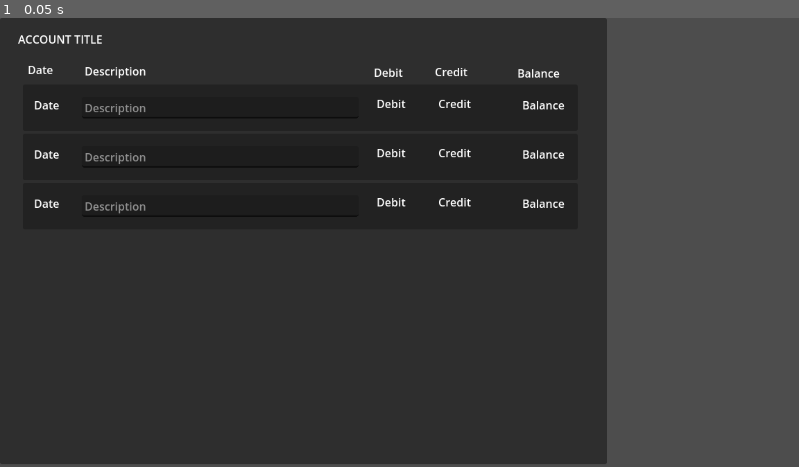
Above: before the commit, frame 1.
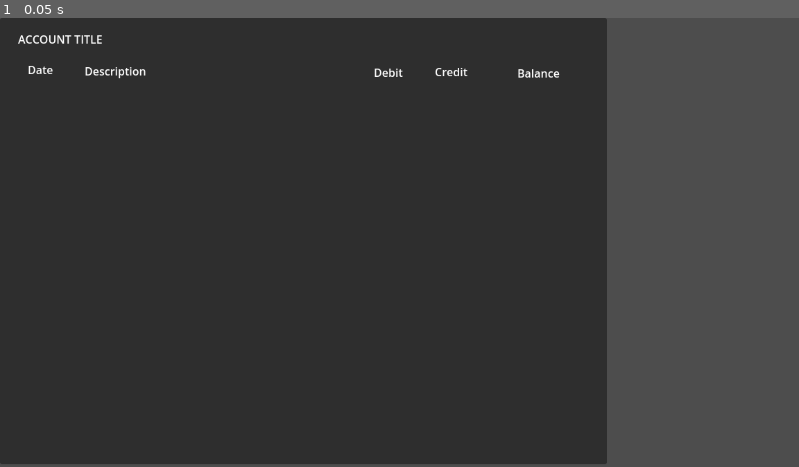
Above: after the commit, the same moment.

Repository: mttw-frd/Bookkeeping
Game: Godot game, scene res://components/ledger.tscn
Two runs of this game, one before a commit and one after it. Both use one fixed random seed, a clock stepped at 60 frames per second and the inputs below. This scene is started directly instead of the project's main scene.
Inputs:
- Up to frame 1 (0.05 s): no input

The runs differ from the first frame. In frame 1, 1.1% of the frame differs, in the area x 4-71%, y 18-45%.
Error after the commit: Compile Error: Failed to compile depended scripts. (res://components/ledger.gd:0)

Commit message:
journal -> ledger entries (still no compute)

Diff:
--- a/components/journal_entry.gd
+++ b/components/journal_entry.gd
@@ -20,8 +20,8 @@
 func request_information():
 	var info = {
 		"date" : $Date.text,
-		"credit_title" : $CreditAccTitle.text,
-		"debit_title" : $DebitAccTitle.text,
+		"credit_title" : $CreditAccTitle.text.to_upper(),
+		"debit_title" : $DebitAccTitle.text.to_upper(),
 
 		"credit_value" : $CreditValue.text,
 		"debit_value" : $DebitValue.text
@@ -36,8 +36,7 @@
 	print("VAT TEST")
 	print(int($DebitValue.text) / 1.12)
 	var vat_exclusive = int($DebitValue.text) / 1.12
-	var vat_value = int($DebitValue.text) - vat_exclusive
+	var vat_value = int($DebitValue.text) - snapped(vat_exclusive, 0.01)
 
-	$DebitValue.text = str(vat_exclusive)
-	print(vat_value)
+	$DebitValue.text = str(snapped(vat_exclusive, 0.01))
 	print(snapped(vat_value, 0.01))
--- a/components/ledger.gd
+++ b/components/ledger.gd
@@ -1,4 +1,23 @@
 extends Panel
 
+var entry = preload("res://components/ledger_entry.tscn")
+@export var Ledger_Title = ""
+
 func change_title(title):
+	Ledger_Title = title
 	$AccTitle.text = title
+
+func _enter_tree() -> void:
+	for entries in GLOBAL.journal_entries:
+		print(entries)
+		if Ledger_Title == entries.debit_title:
+			#print("TEST ENTRY:")
+			#print(entries)
+			var new_entry = entry.instantiate()
+			new_entry.apply_debit(entries)
+			$Scroll/VBox.add_child(new_entry)
+
+		if $AccTitle.text == entries.credit_title:
+			var new_entry = entry.instantiate()
+			new_entry.apply_credit(entries)
+			$Scroll/VBox.add_child(new_entry)
--- a/components/ledger.tscn
+++ b/components/ledger.tscn
@@ -1,6 +1,5 @@
-[gd_scene load_steps=3 format=3 uid="uid://cythmxql425um"]
+[gd_scene load_steps=2 format=3 uid="uid://cythmxql425um"]
 
-[ext_resource type="PackedScene" uid="uid://de0dnsgsbkhd2" path="res://components/ledger_entry.tscn" id="1_7f1l8"]
 [ext_resource type="Script" uid="uid://c8ykremwsqhuo" path="res://components/ledger.gd" id="1_8ac8y"]
 
 [node name="Ledger" type="Panel"]
@@ -62,21 +61,12 @@
 offset_bottom = 91.0
 text = "Balance"
 
-[node name="ScrollContainer" type="ScrollContainer" parent="."]
+[node name="Scroll" type="ScrollContainer" parent="."]
 layout_mode = 0
 offset_left = 33.0
 offset_top = 96.0
 offset_right = 837.0
 offset_bottom = 618.0
 
-[node name="VBoxContainer" type="VBoxContainer" parent="ScrollContainer"]
+[node name="VBox" type="VBoxContainer" parent="Scroll"]
 layout_mode = 2
-
-[node name="LedgerEntry" parent="ScrollContainer/VBoxContainer" instance=ExtResource("1_7f1l8")]
-layout_mode = 2
-
-[node name="LedgerEntry2" parent="ScrollContainer/VBoxContainer" instance=ExtResource("1_7f1l8")]
-layout_mode = 2
-
-[node name="LedgerEntry3" parent="ScrollContainer/VBoxContainer" instance=ExtResource("1_7f1l8")]
-layout_mode = 2
--- a/components/ledger_entry.tscn
+++ b/components/ledger_entry.tscn
@@ -1,4 +1,6 @@
-[gd_scene format=3 uid="uid://de0dnsgsbkhd2"]
+[gd_scene load_steps=2 format=3 uid="uid://de0dnsgsbkhd2"]
+
+[ext_resource type="Script" uid="uid://db018jsvauclf" path="res://components/ledger_entry.gd" id="1_45rf2"]
 
 [node name="LedgerEntry" type="Panel"]
 custom_minimum_size = Vector2(800, 67)
@@ -9,8 +11,9 @@
 offset_bottom = -581.0
 grow_horizontal = 2
 grow_vertical = 2
+script = ExtResource("1_45rf2")
 
-[node name="LineEdit" type="Label" parent="."]
+[node name="Date" type="Label" parent="."]
 layout_mode = 1
 anchors_preset = 4
 anchor_top = 0.5
@@ -22,7 +25,7 @@
 grow_vertical = 2
 text = "Date"
 
-[node name="LineEdit2" type="LineEdit" parent="."]
+[node name="Desc" type="LineEdit" parent="."]
 layout_mode = 1
 anchors_preset = 4
 anchor_top = 0.5
@@ -34,7 +37,7 @@
 grow_vertical = 2
 placeholder_text = "Description"
 
-[node name="LineEdit3" type="Label" parent="."]
+[node name="Debit" type="Label" parent="."]
 layout_mode = 1
 anchors_preset = 5
 anchor_left = 0.5
@@ -46,7 +49,7 @@
 grow_horizontal = 2
 text = "Debit"
 
-[node name="LineEdit4" type="Label" parent="."]
+[node name="Credit" type="Label" parent="."]
 layout_mode = 1
 anchors_preset = 5
 anchor_left = 0.5
@@ -58,7 +61,7 @@
 grow_horizontal = 2
 text = "Credit"
 
-[node name="LineEdit5" type="Label" parent="."]
+[node name="Balance" type="Label" parent="."]
 layout_mode = 1
 anchors_preset = 6
 anchor_left = 1.0
--- a/main.gd
+++ b/main.gd
@@ -2,7 +2,6 @@
 
 var journal_entry = preload("res://components/journal_entry.tscn")
 var ledger_entry = preload("res://components/ledger.tscn")
-var account_titles = []
 
 func _ready() -> void:
 	$Journal/AddEntry.pressed.connect(add_entry)
@@ -23,21 +22,22 @@
 
 	for ent in entries:
 		#print("TEST: ", ent.debit_title)
-		if !account_titles.has(ent.debit_title.to_upper()):
-			account_titles.append(ent.debit_title.to_upper())
+		if !GLOBAL.account_titles.has(ent.debit_title.to_upper()):
+			GLOBAL.account_titles.append(ent.debit_title.to_upper())
 		elif ent.debit_title == "":
 			pass
 
-		if !account_titles.has(ent.credit_title.to_upper()):
-			account_titles.append(ent.credit_title.to_upper())
+		if !GLOBAL.account_titles.has(ent.credit_title.to_upper()):
+			GLOBAL.account_titles.append(ent.credit_title.to_upper())
 		elif ent.credit_title == "":
 			pass
 
-	for title in account_titles:
+	for title in GLOBAL.account_titles:
 		var new_entry = ledger_entry.instantiate()
 		new_entry.change_title(title)
 		$Ledger/ScrollContainer/VBoxContainer.add_child(new_entry)
-	print(account_titles)
+
+	print(GLOBAL.account_titles)
 
 func collect_info():
 	var entries = $Journal/JournalScroll/VBoxContainer.get_children()
@@ -47,4 +47,5 @@
 		all_entries.append(current_entry.request_information())
 	#print(all_entries)
 	to_ledger(all_entries)
+	GLOBAL.journal_entries = all_entries
 	return all_entries
--- a/main.tscn
+++ b/main.tscn
@@ -81,6 +81,18 @@
 layout_mode = 2
 metadata/_tab_index = 1
 
+[node name="Label" type="Label" parent="Tabs/Ledger"]
+layout_mode = 1
+anchors_preset = 5
+anchor_left = 0.5
+anchor_right = 0.5
+offset_left = -59.0
+offset_top = 8.0
+offset_right = 59.0
+offset_bottom = 31.0
+grow_horizontal = 2
+text = "General Ledger"
+
 [node name="ScrollContainer" type="ScrollContainer" parent="Tabs/Ledger"]
 layout_mode = 1
 anchors_preset = -1
--- a/project.godot
+++ b/project.godot
@@ -18,6 +18,10 @@
 boot_splash/use_filter=false
 config/icon="res://icon.svg"
 
+[autoload]
+
+GLOBAL="*res://components/GLOBAL.gd"
+
 [editor]
 
 version_control/plugin_name="GitPlugin"
